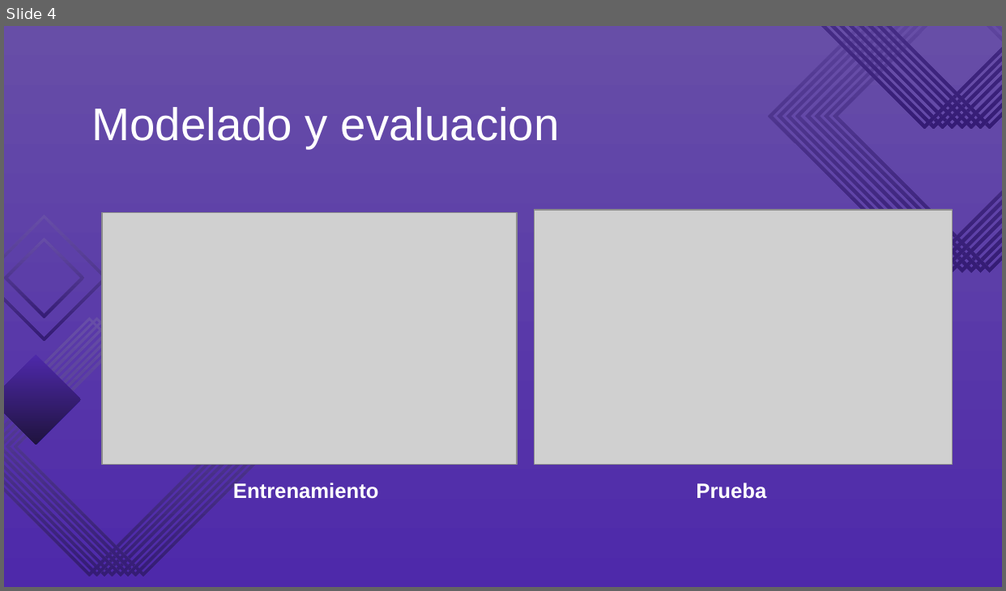
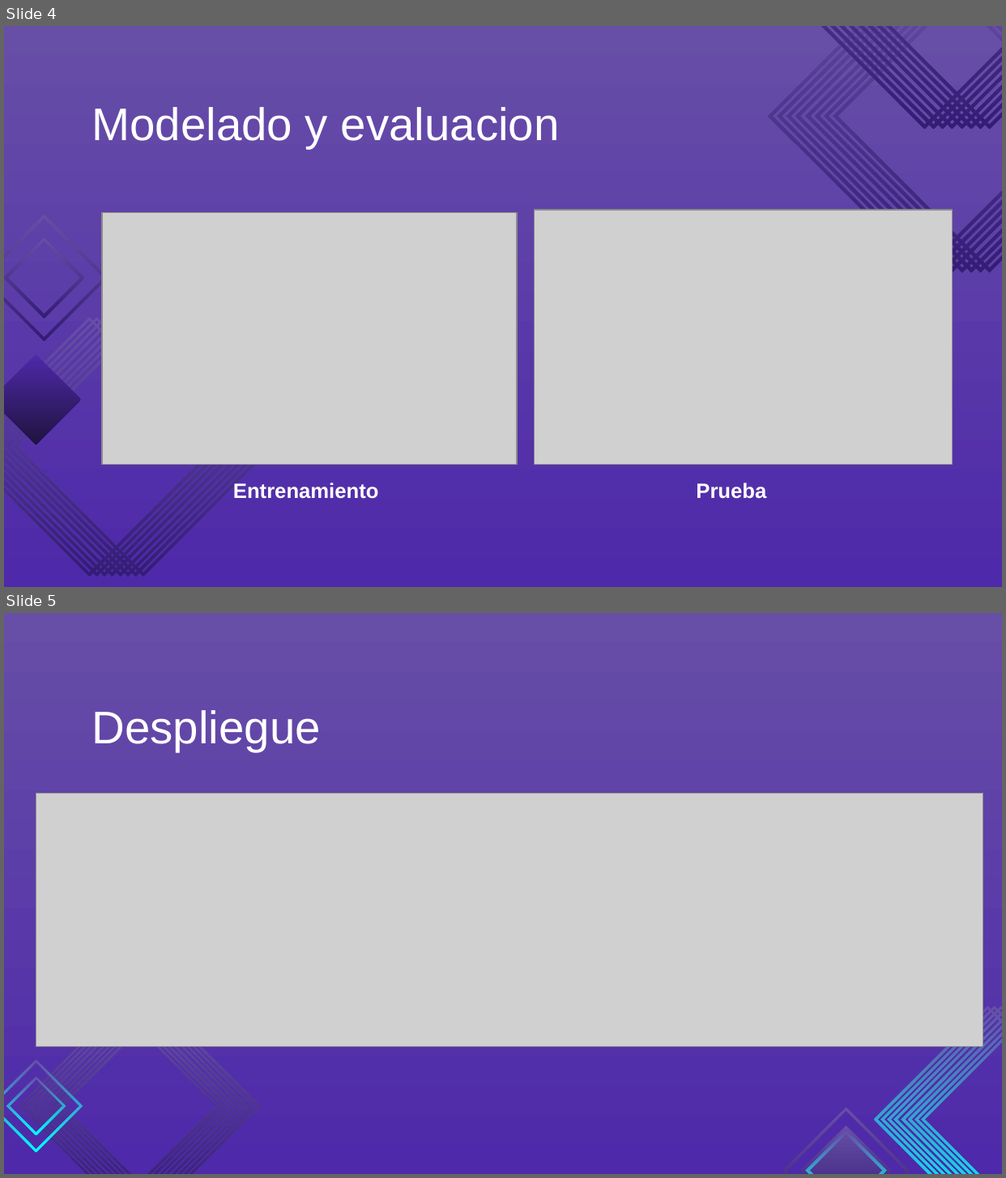
Before and after one commit to jlibarra-dev/entrega2-datos, a slide deck: BancoSeneca.pptx. Shown one above the other, each under a label of ours: slide 4 before the commit, slides 4 and 5 after it. The pictures are 1006x591 and 1006x1178 pixels, drawn with LibreOffice and Linux fonts; fonts in the diff are those of the drawing; grey boxes stand for pictures. Boxes give left, top, right and bottom in pixels: in the first picture for what was removed or moved away, otherwise in the second. Text is boxed around its words. In the diff, an @@ line names an element or a change of style, - is before the commit and + after.

```diff
--- a/BancoSeneca.pptx
+++ b/BancoSeneca.pptx
@@ slide 5 added at (4, 613, 1002, 1174), background gradient #4E29AA to #674EA7 @@
@@ title added at (91, 710, 320, 752), 33 pt, text #FFFFFF @@
+Despliegue
@@ picture added at (36, 793, 983, 1046) @@
@@ group added at (19, 1006, 261, 1174): 8 freeform shapes @@
@@ freeform shape added at (4, 1060, 83, 1153), fill gradient #674EA7 to #00FFFF @@
@@ freeform shape added at (7, 1077, 66, 1136), fill gradient #674EA7 to #00FFFF @@
@@ freeform shape added at (782, 1108, 909, 1174), fill gradient #674EA7 to #351C75 @@
@@ group added at (874, 1006, 1002, 1174): 14 freeform shapes @@
@@ freeform shape added at (801, 1126, 891, 1174), fill gradient #674EA7 to #351C75 @@
@@ freeform shape added at (805, 1131, 886, 1174), fill gradient #674EA7 to #00FFFF @@
```
Also in this commit, not shown: 2 slides changed, 2 other slides added, 2 slides removed.
